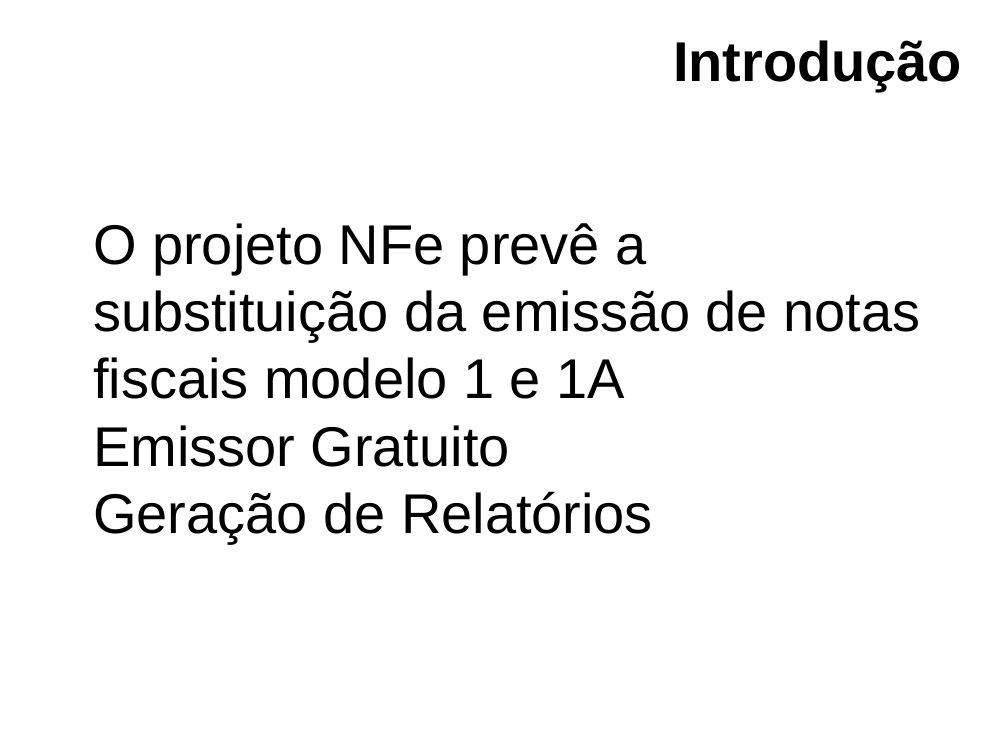
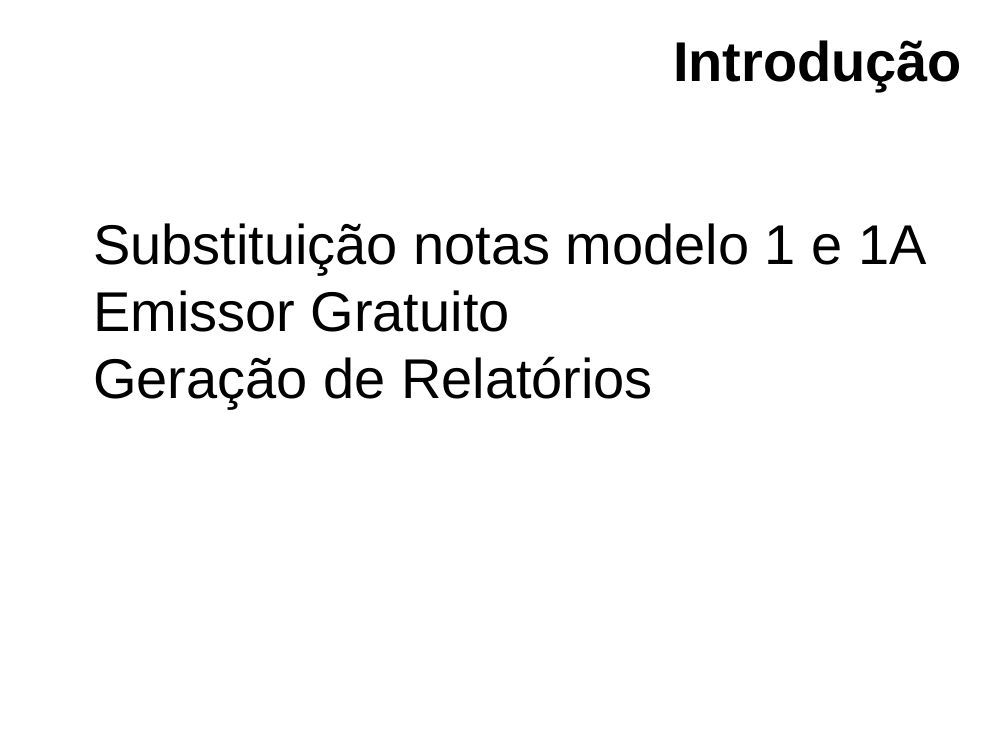
Before and after one commit to clairton/crh, a slide deck: slide 3 of slides.odp. Drawn at 1008x756 pixels with LibreOffice and Linux fonts; fonts in the diff are those of the drawing; background and template pictures are left out. Boxes give left, top, right and bottom in pixels: in the first picture for what was removed or moved away, otherwise in the second. Text is boxed around its words. In the diff, an @@ line names an element or a change of style, - is before the commit and + after.

```diff
--- a/slides.odp
+++ b/slides.odp
@@ text at (93, 223, 926, 274): text changed @@
-● O projeto NFe prevê a substituição da emissão de notas fiscais modelo 1 e 1A
+● Substituição notas modelo 1 e 1A
```
Also in this commit, not shown: 4 other slides changed, 4 slides added, 1 slide removed.
